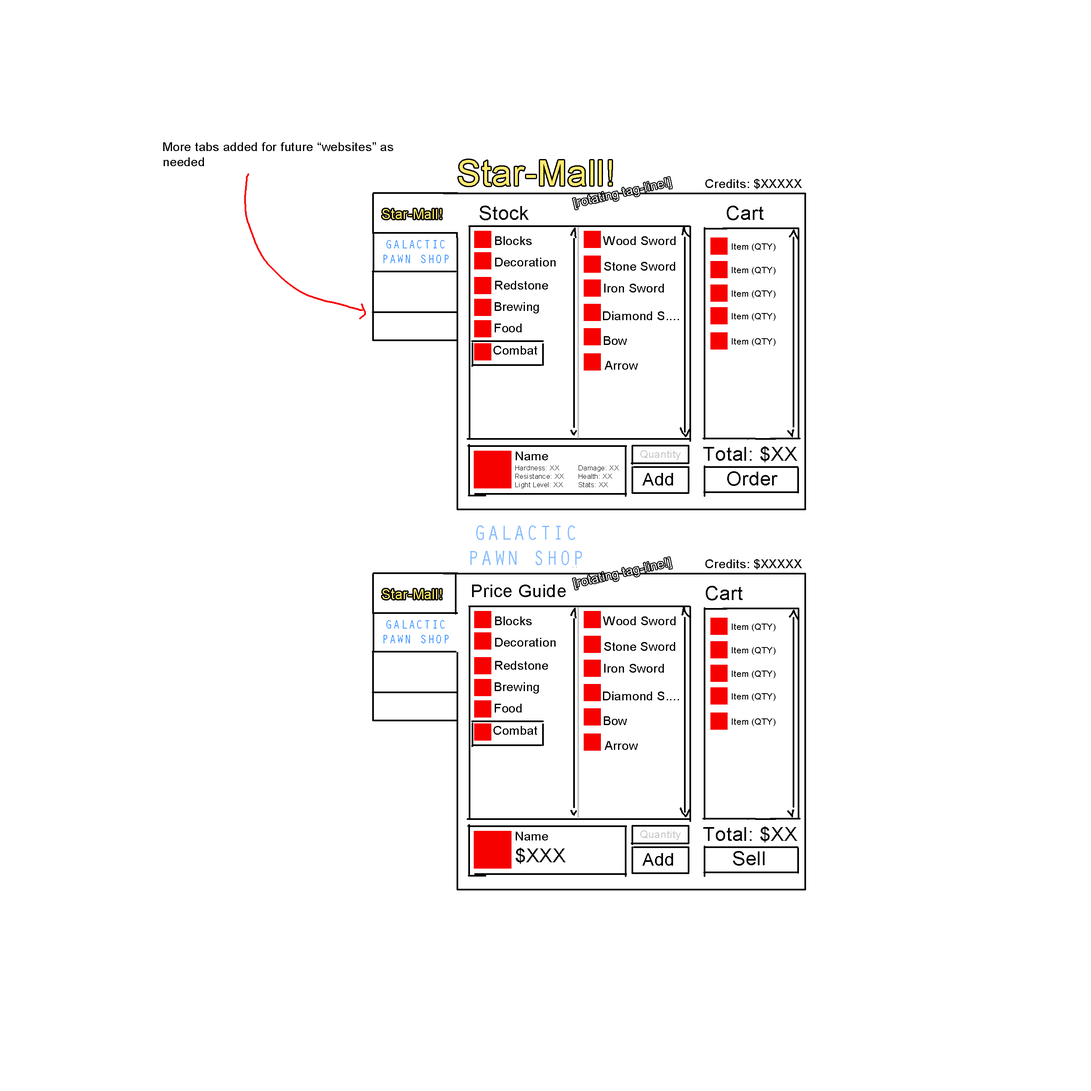
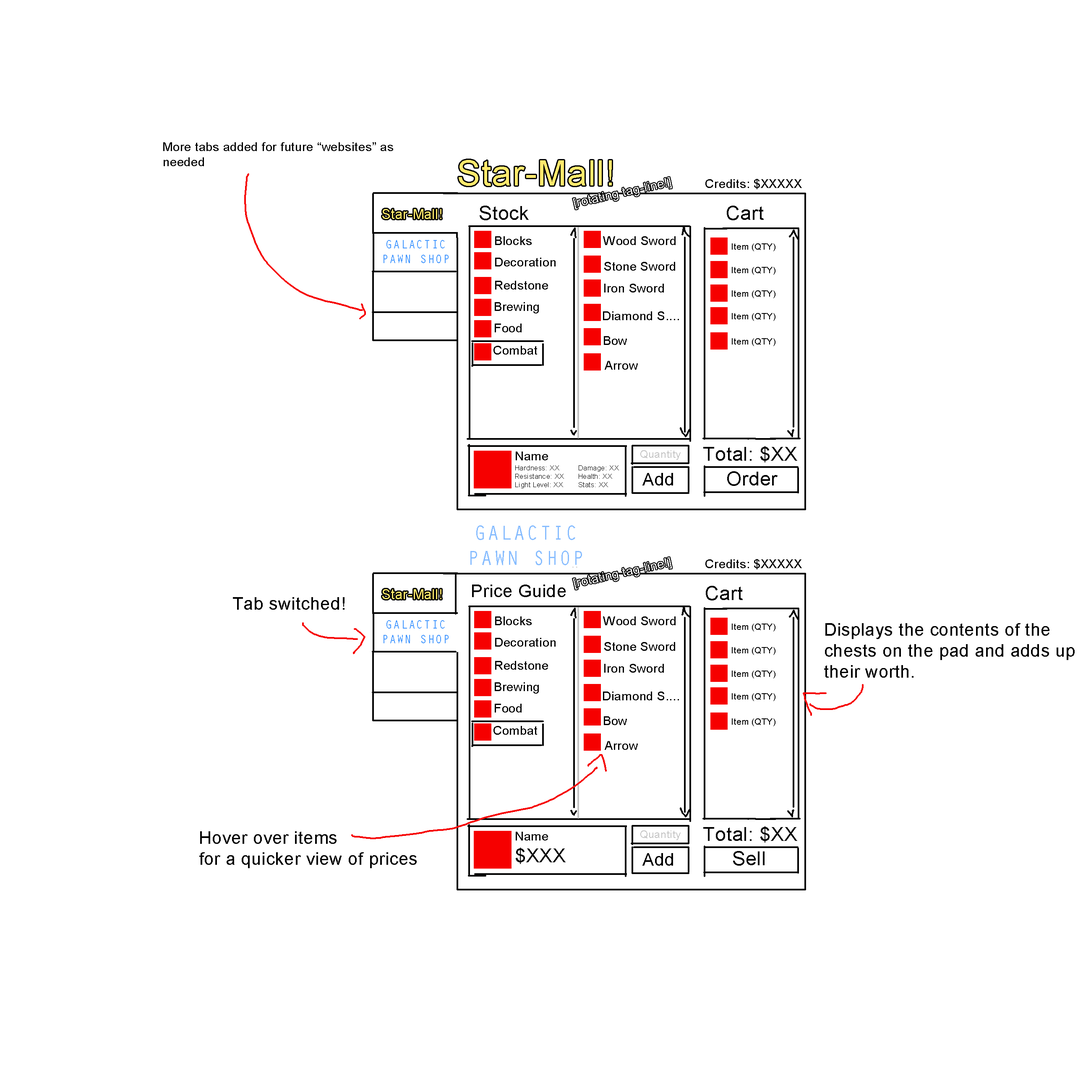
Before/after of a (1091, 1091) layered artwork. What changed in the layer stack:
added layer "Layer 8" in group "StarMall" over [302, 622, 864, 840]
added layer "Hover over items for a quicker view of prices" in group "StarMall" over [199, 831, 417, 869]
added layer "Displays the contents of the chests on the pad and adds up the" in group "StarMall" over [824, 623, 1076, 678]
added layer "Tab switched!" in group "StarMall" over [232, 597, 345, 610]
